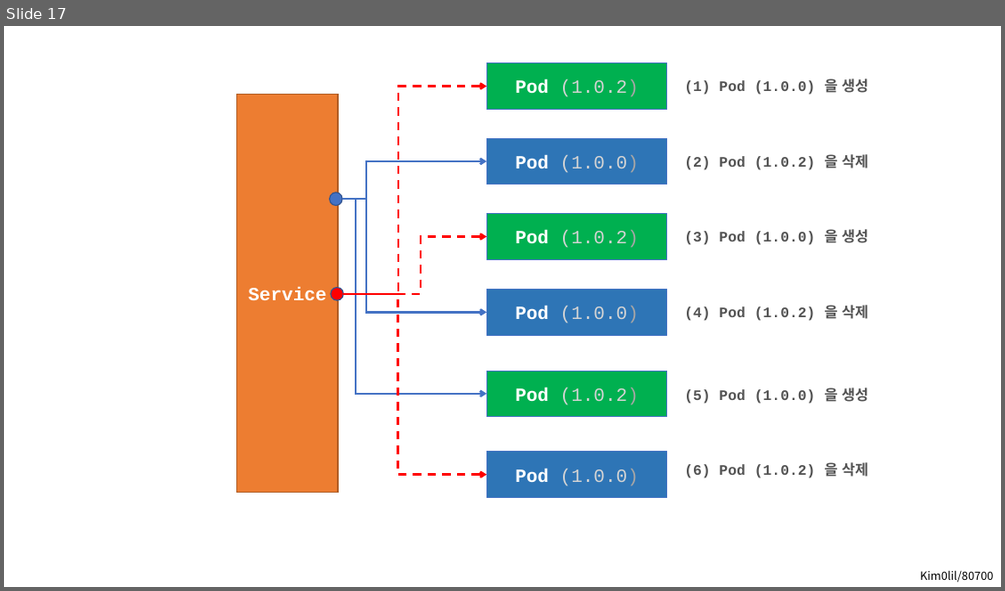
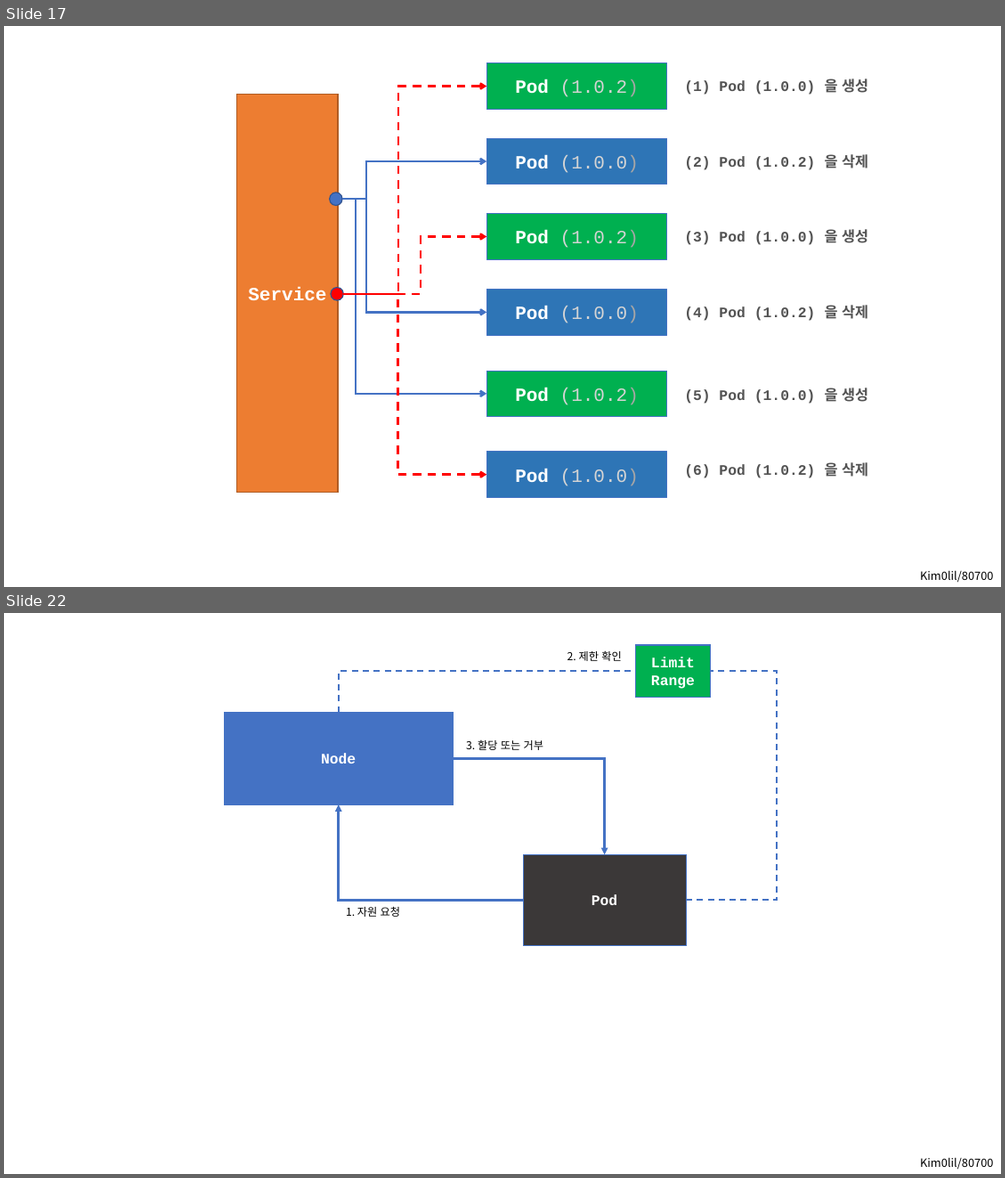
Before and after one commit to kim0lil/80700, a slide deck: assets/images.pptx. Shown one above the other, each under a label of ours: slide 17 before the commit, slides 17 and 22 after it; the slides between them are not shown. The pictures are 1005x591 and 1005x1178 pixels, drawn with LibreOffice and Linux fonts; fonts in the diff are those of the drawing. Boxes give left, top, right and bottom in pixels: in the first picture for what was removed or moved away, otherwise in the second. Text is boxed around its words. In the diff, an @@ line names an element or a change of style, - is before the commit and + after.

```diff
--- a/assets/images.pptx
+++ b/assets/images.pptx
@@ slide 22 added at (4, 613, 1001, 1174), background #FFFFFF @@
@@ text added at (567, 650, 621, 661), 10.5 pt, text #000000 @@
+2. 제한 확인
@@ rectangle added at (635, 645, 711, 698), fill #00B050, outline #4472C4 1 pt, 14 pt, text #FFFFFF, bold @@
+Limit Range
@@ elbow line added from (339, 713) to (635, 672), #4472C4 1.5 pt dashed @@
@@ elbow line added from (686, 900) to (711, 672), #4472C4 1.5 pt dashed @@
@@ rectangle added at (224, 713, 453, 804), fill #4472C4, outline #4472C4 1 pt, 14 pt, text #FFFFFF, bold @@
+Node
@@ text added at (466, 740, 543, 750), 10.5 pt, text #000000 @@
+3. 할당 또는 거부
@@ elbow arrow added from (453, 758) to (605, 854), #4472C4 2.25 pt @@
@@ elbow arrow added from (523, 900) to (339, 804), #4472C4 2.25 pt @@
@@ rectangle added at (523, 854, 686, 945), fill #3B3838, outline #4472C4 1 pt, 14 pt, text #FFFFFF, bold @@
+Pod
@@ text added at (346, 907, 400, 916), 10.5 pt, text #000000 @@
+1. 자원 요청
@@ text added at (920, 1157, 993, 1169), 11 pt, text #000000 @@
+Kim0lil/80700
```
Also in this commit, not shown: 6 other slides added, 23 other files.
